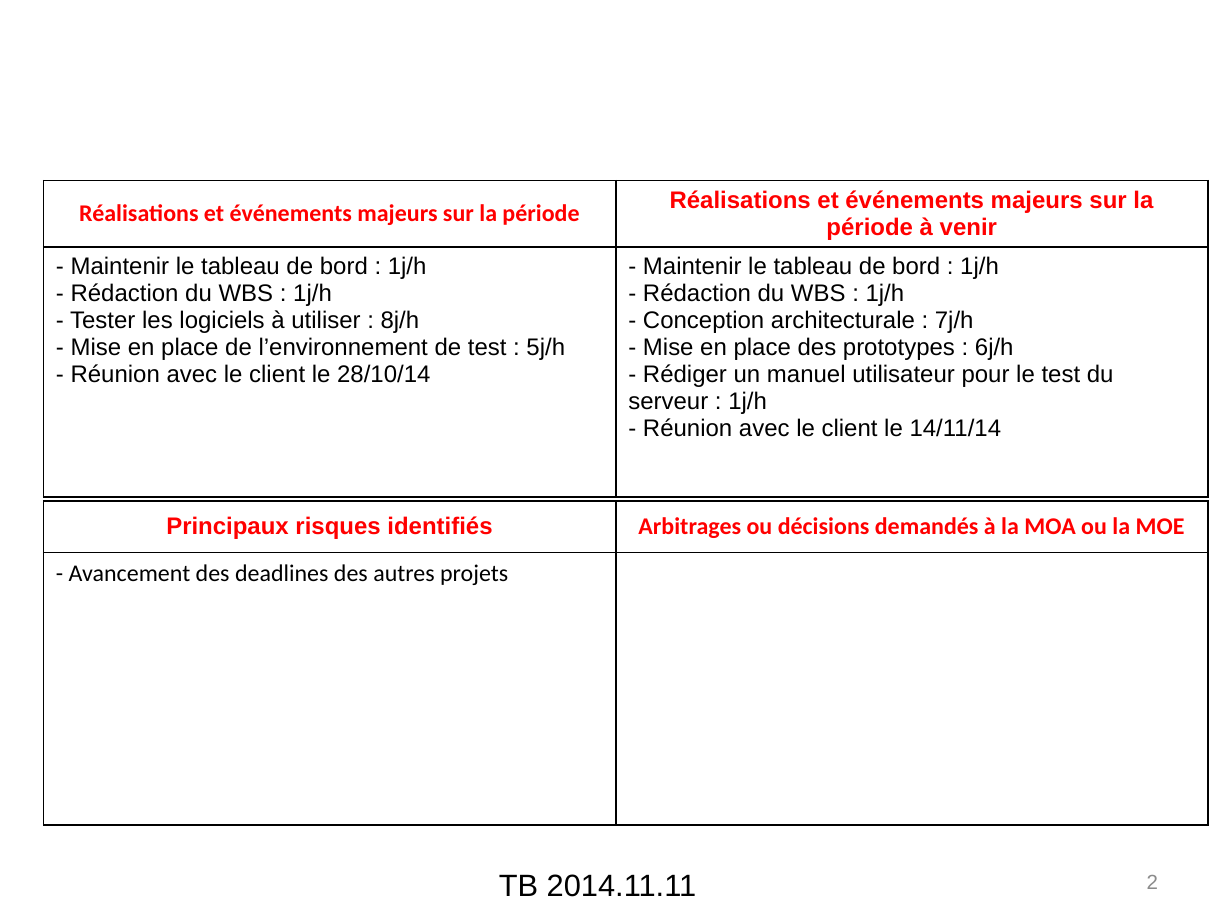
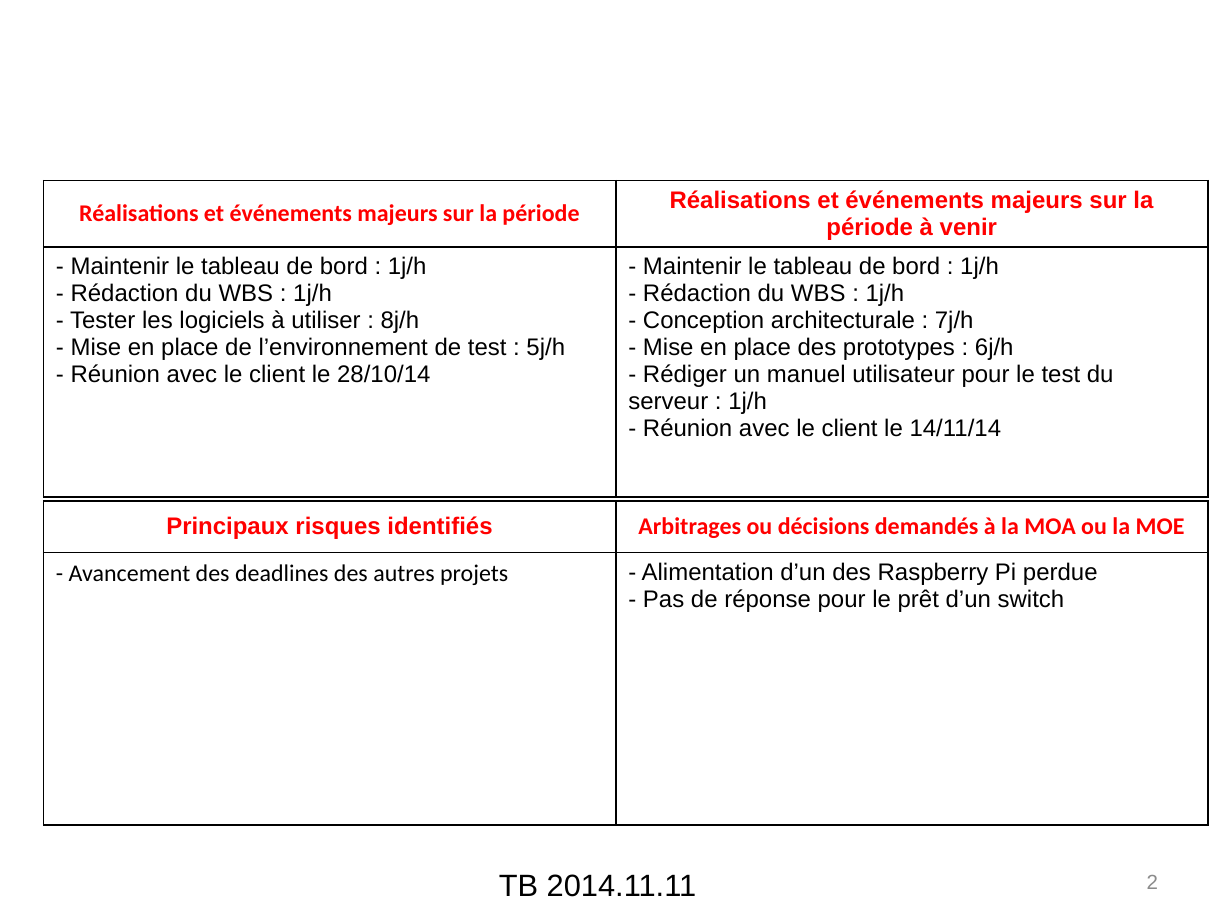
Before and after one commit to elecharny/pi-injector, a slide deck: slide 2 of Documents/TB 2014.11.11.pptx. Drawn at 1232x924 pixels with LibreOffice and Linux fonts; fonts in the diff are those of the drawing; background and template pictures are left out. Boxes give left, top, right and bottom in pixels: in the first picture for what was removed or moved away, otherwise in the second. Text is boxed around its words. In the diff, an @@ line names an element or a change of style, - is before the commit and + after.

```diff
--- a/Documents/TB 2014.11.11.pptx
+++ b/Documents/TB 2014.11.11.pptx
@@ table at [43,500,1207,824] @@
-row 2, column 2: 
+row 2, column 2: - Alimentation d’un des Raspberry Pi perdue / - Pas de réponse pour le prêt d’un switch
```
Also in this commit, not shown: 2 other slides changed, 30 other files.
